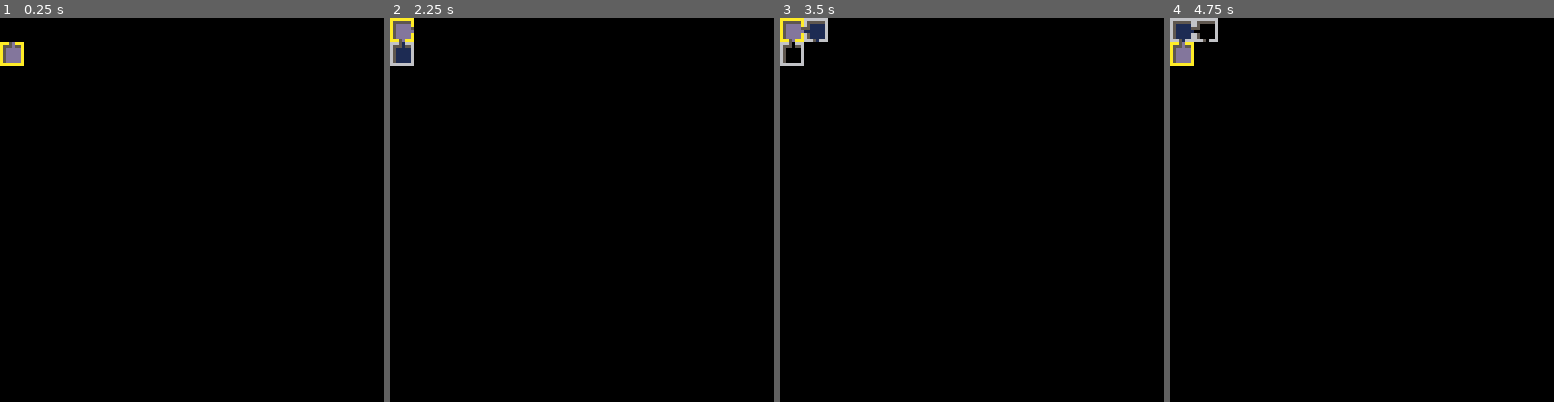
Above: before the commit, frames 1-4 (left to right).
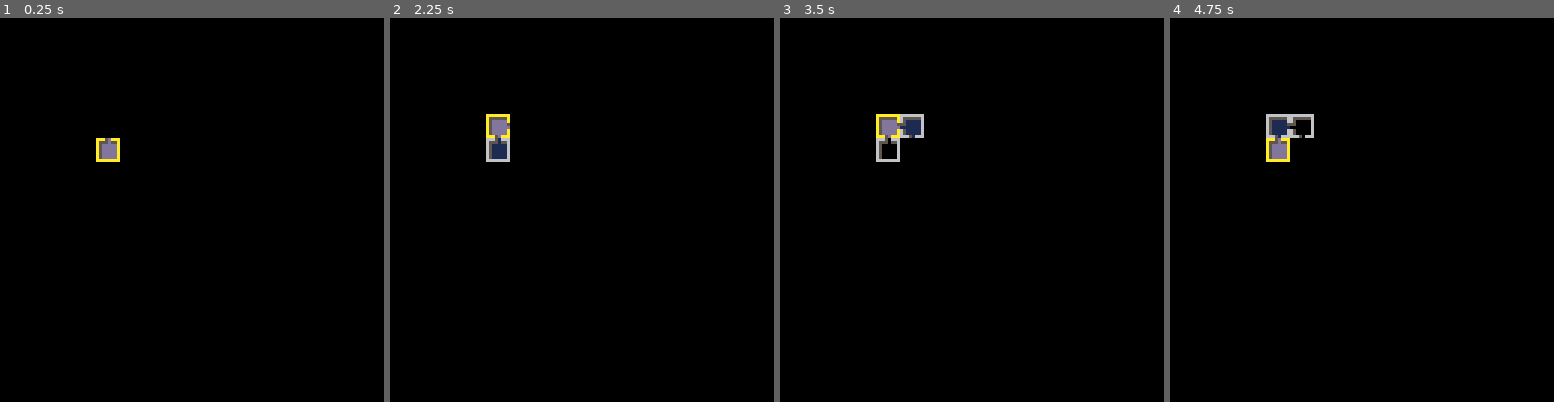
Above: after the commit, the same moments.

Repository: SamuelDavis/escape
Game: PICO-8 cartridge escape.p8
The game is run twice, just before and just after one commit, with the same random seed, the same clock (stepped at 60 frames per second) and the same inputs.
Inputs:
- Up to frame 1 (0.25 s): no input
- Up to frame 2 (2.25 s): tap X (X key) at 0.33, 1.07, 1.85 s; tap O (Z key) at 0.7, 1.7, 2.1 s; hold Right 1.6-2.1 s; hold Up from 2.15 s (still down)
- Up to frame 3 (3.5 s): release Up at 2.42 s; hold Right 2.47-3.03 s; tap O (Z key) at 2.5, 2.9, 3.3 s; tap X (X key) at 2.97 s; hold Left from 3.08 s (still down)
- Up to frame 4 (4.75 s): release Left at 3.58 s; hold Down 3.63-3.97 s; tap O (Z key) at 3.7, 4.1, 4.5 s; hold Right 4.02-4.68 s; tap X (X key) at 4.08 s; hold Up from 4.73 s (still down)

The runs differ from the first frame. In frame 1, 0.8% of the frame differs, in the area x 0-32%, y 6-38%; in frame 2, 1.6%; in frame 3, 2.0%, in the area x 0-38%, y 0-38%; in frame 4, 2.0%.

Commit message:
camera positioning

Diff:
--- a/escape.lua
+++ b/escape.lua
@@ -1,4 +1,5 @@
 -- main
+CENTER = 64
 LEFT, RIGHT, UP, DOWN, FIRE1, FIRE2 = 0, 1, 2, 3, 4, 5
 BLACK, DARK_BLUE, DARK_PURPLE, DARK_GREEN, BROWN, DARK_GRAY, LIGHT_GRAY, WHITE, RED, ORANGE, YELLOW, GREEN, BLUE, INDIGO, PINK, PEACH =
     0, 1, 2, 3, 4, 5, 6, 7, 8, 9, 10, 11, 12, 13, 14, 15
@@ -33,6 +34,8 @@
 
     _UPDATE = game_update
     _DRAW = game_draw
+
+    camera(-(CENTER / 2), -(CENTER / 2))
 end
 
 function _update() _UPDATE() end
@@ -44,7 +47,8 @@
     local current_tile = mget(unpack(PLAYER))
 
     if current_tile == EXIT then
-        _UPDATE = function() end
+        camera(0, 0)
+        _UPDATE = noop
         _DRAW = win_draw
         return
     end
@@ -89,12 +93,12 @@
 function win_draw()
     local text = "win"
     local text_width, text_height = #text * 4, 4;
-    local center, offset_x, offset_y = 64, text_width, text_height
-    rectfill(center - offset_x, center - offset_y, center + offset_x,
-             center + offset_y, BLACK)
-    rect(center - offset_x, center - offset_y, center + offset_x,
-         center + offset_y, WHITE)
-    print(text, center - text_width / 2, center - text_height / 2, WHITE)
+    local offset_x, offset_y = text_width, text_height
+    rectfill(CENTER - offset_x, CENTER - offset_y, CENTER + offset_x,
+             CENTER + offset_y, BLACK)
+    rect(CENTER - offset_x, CENTER - offset_y, CENTER + offset_x,
+         CENTER + offset_y, WHITE)
+    print(text, CENTER - text_width / 2, CENTER - text_height / 2, WHITE)
 end
 -- >8
 -- util
Not shown, changed: the thumbnail (__label__) section of escape.p8
Not shown, changed: index.html
Not shown, changed: index.js
